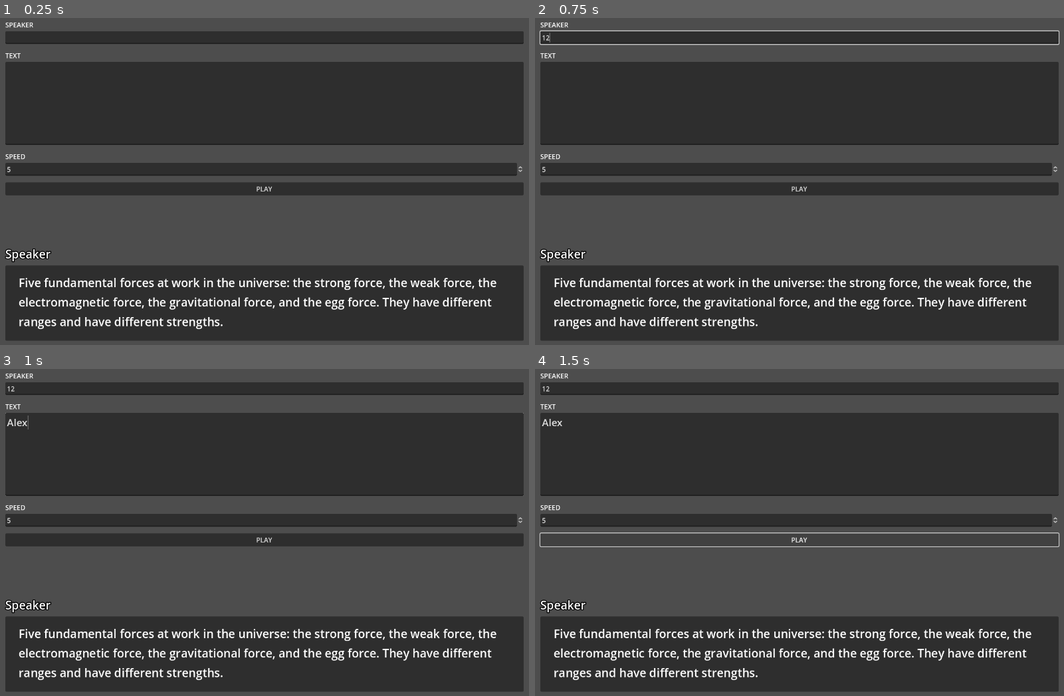
Above: before the commit, frames 1-4 (two rows, left to right).
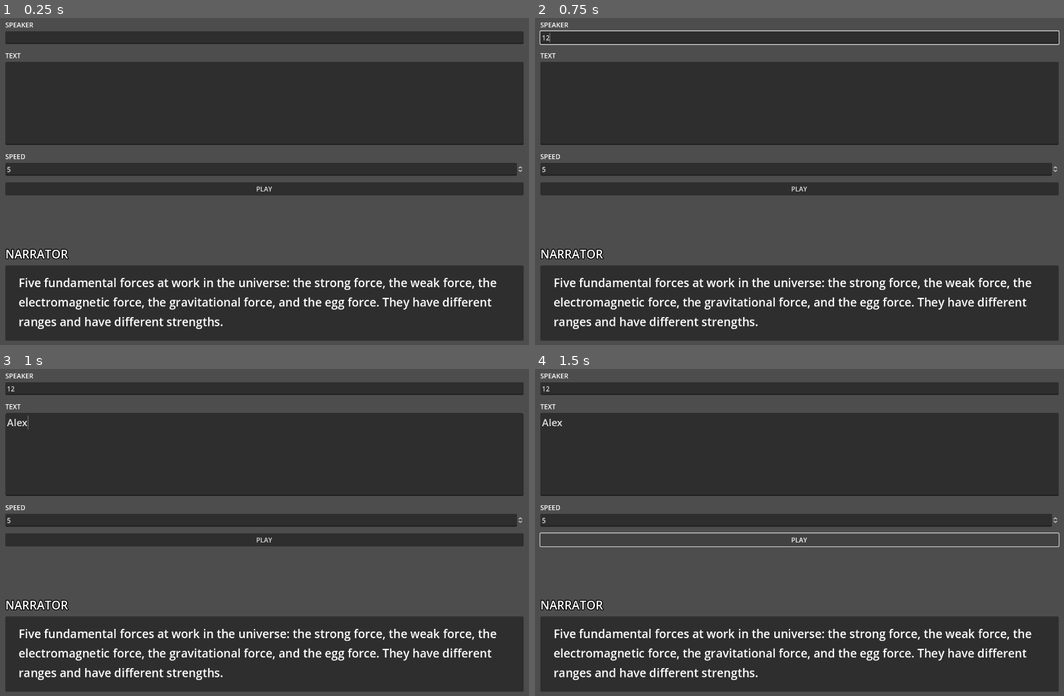
Above: after the commit, the same moments.

Repository: daredakke/dialogue-test
Game: Godot game, scene res://scenes/main.tscn
Same seed, same stepped clock (60 frames per second), same inputs: the game is played once before the commit and once after it.
Inputs (mouse positions are in pixels of both pictures, inside the frame that each line leads up to):
- Up to frame 1 (0.25 s): no input
- Up to frame 2 (0.75 s): click (799, 37) at 0.52 s; type "12" at 0.6 s
- Up to frame 3 (1 s): click (264, 454) at 0.75 s; type "Alex" at 0.83 s
- Up to frame 4 (1.5 s): click "PLAY" at 1.25 s

The runs differ from the first frame. In frame 1, 0.3% of the frame differs, in the area x 0-14%, y 70-75%; in frame 2, 0.3%; in frame 3, 0.3%; in frame 4, 0.3%.

Commit message:
Rename label

Diff:
--- a/scenes/main.tscn
+++ b/scenes/main.tscn
@@ -103,12 +103,12 @@
 layout_mode = 2
 theme_override_constants/separation = 8
 
-[node name="Label" type="Label" parent="UI/UIHBox/UIVBox/Output/OutputMargin/VBoxContainer"]
+[node name="SpeakerLabel" type="Label" parent="UI/UIHBox/UIVBox/Output/OutputMargin/VBoxContainer"]
 layout_mode = 2
 theme_override_colors/font_outline_color = Color(0, 0, 0, 1)
 theme_override_constants/outline_size = 8
 theme_override_font_sizes/font_size = 28
-text = "Speaker
+text = "NARRATOR
 "
 
 [node name="DialoguePanel" type="Panel" parent="UI/UIHBox/UIVBox/Output/OutputMargin/VBoxContainer"]
